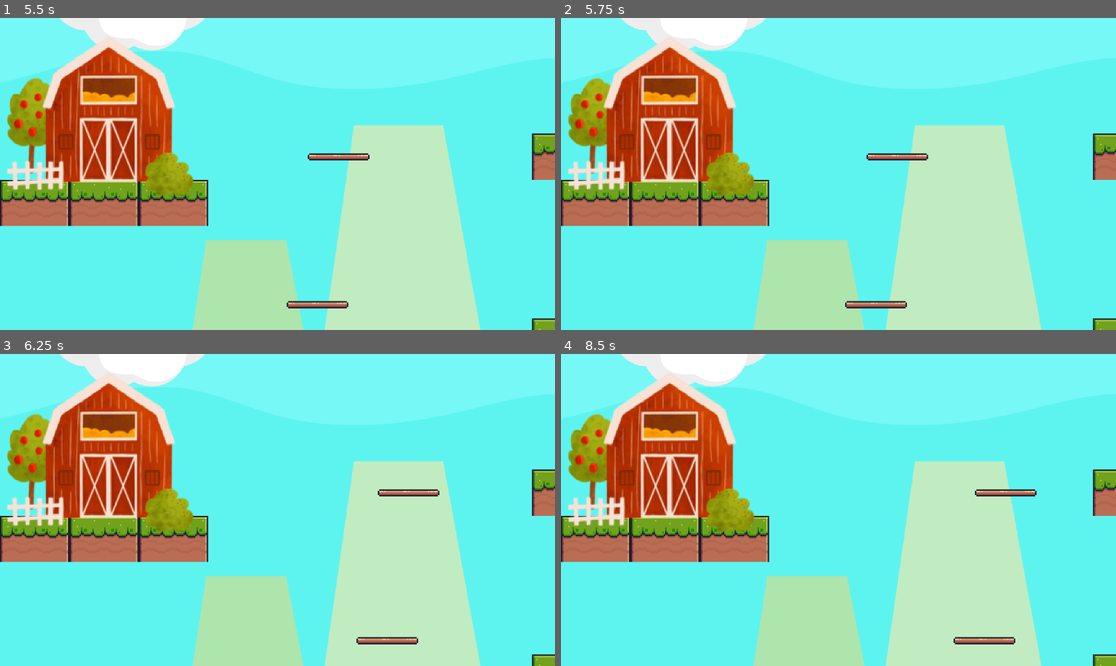
Above: before the commit, frames 1-4 (two rows, left to right).
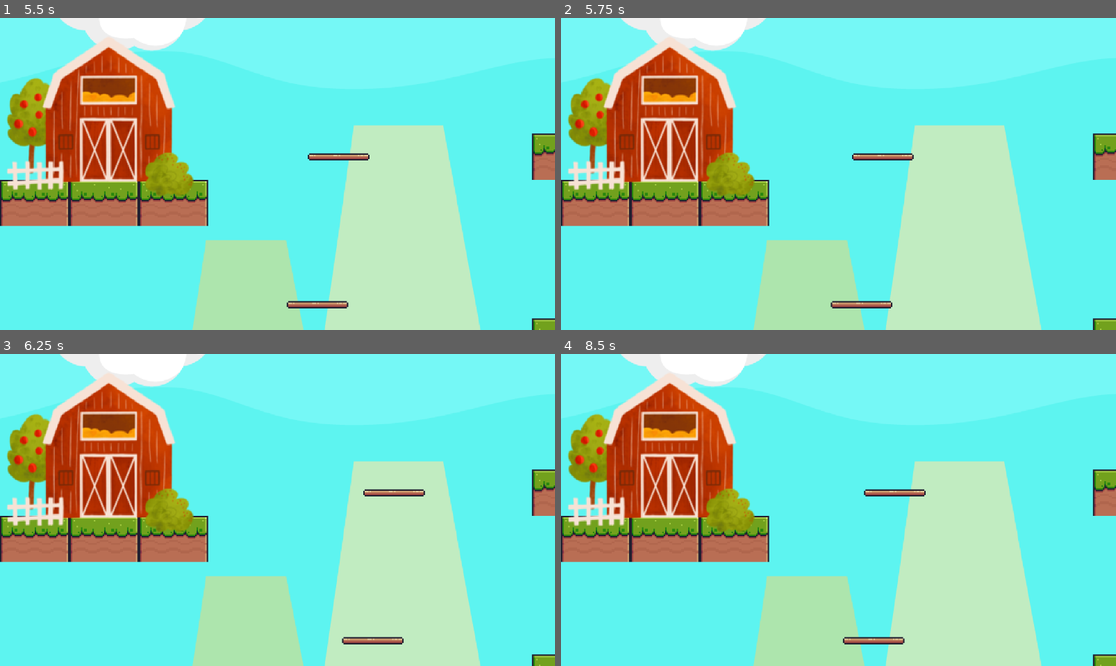
Above: after the commit, the same moments.

Repository: franstreicher/CISC-2DGame
Game: Godot game, scene res://main scene.tscn
The game is run twice, just before and just after one commit, with the same random seed, the same clock (stepped at 60 frames per second) and the same inputs. This scene is started directly instead of the project's main scene.
Inputs:
- Up to frame 1 (5.5 s): hold D (blue right) 0.53-2.03 s; tap W (blue jump) at 0.77, 1.52, 3.02, 3.77, 4.52 s; hold A (blue left) 2.03-4.28 s; hold D (blue right) from 4.28 s (still down)
- Up to frame 2 (5.75 s): keep holding D (blue right)
- Up to frame 3 (6.25 s): keep holding D (blue right); tap W (blue jump) at 6.02 s
- Up to frame 4 (8.5 s): tap W (blue jump) at 6.77, 7.52 s; release D (blue right) at 8.03 s; hold A (blue left) from 8.03 s (still down)

Frame 1 is identical in both runs. In frame 2, 0.3% of the frame differs, in the area x 48-67%, y 43-94%; in frame 3, 0.3%; in frame 4, 1.1%, in the area x 50-86%, y 43-94%.

Commit message:
final touches

Diff:
--- a/blue chicken.gd
+++ b/blue chicken.gd
@@ -29,7 +29,7 @@
 	if direction:
 		velocity.x = direction * SPEED
 	else:
-		velocity.x = move_toward(velocity.x, 0, 25)
+		velocity.x = move_toward(velocity.x, 0, 35)
 
 	move_and_slide()
 
--- a/blue chicken.tscn
+++ b/blue chicken.tscn
@@ -72,8 +72,9 @@
 "speed": 8.0
 }]
 
-[sub_resource type="RectangleShape2D" id="RectangleShape2D_0n3lo"]
-size = Vector2(89.875, 86.5625)
+[sub_resource type="CapsuleShape2D" id="CapsuleShape2D_alpay"]
+radius = 39.0
+height = 80.0
 
 [node name="CharacterBody2D2" type="CharacterBody2D"]
 position = Vector2(489, 1551)
@@ -81,7 +82,7 @@
 
 [node name="Sprite2D" type="AnimatedSprite2D" parent="."]
 texture_filter = 1
-position = Vector2(35, 35.5)
+position = Vector2(42, 39)
 scale = Vector2(3.1875, 3.03125)
 sprite_frames = SubResource("SpriteFrames_fqp1d")
 animation = &"idle"
@@ -90,5 +91,5 @@
 flip_h = true
 
 [node name="CollisionShape2D" type="CollisionShape2D" parent="."]
-position = Vector2(38.0625, 33.7188)
-shape = SubResource("RectangleShape2D_0n3lo")
+position = Vector2(40, 40)
+shape = SubResource("CapsuleShape2D_alpay")
--- a/pink chicken.gd
+++ b/pink chicken.gd
@@ -28,7 +28,7 @@
 	if direction:
 		velocity.x = direction * SPEED
 	else:
-		velocity.x = move_toward(velocity.x, 0, 25)
+		velocity.x = move_toward(velocity.x, 0, 35)
 
 	move_and_slide()
 
--- a/pink chicken.tscn
+++ b/pink chicken.tscn
@@ -72,15 +72,16 @@
 "speed": 8.0
 }]
 
-[sub_resource type="RectangleShape2D" id="RectangleShape2D_gpnwq"]
-size = Vector2(76.5, 76.0625)
+[sub_resource type="CapsuleShape2D" id="CapsuleShape2D_tru8l"]
+radius = 32.25
+height = 68.5
 
 [node name="CharacterBody2D" type="CharacterBody2D"]
 script = ExtResource("1_6hopi")
 
 [node name="Sprite2D" type="AnimatedSprite2D" parent="."]
 texture_filter = 1
-position = Vector2(154.369, 1580.07)
+position = Vector2(153, 1576)
 scale = Vector2(2.85193, 2.80799)
 sprite_frames = SubResource("SpriteFrames_25ppt")
 animation = &"idle"
@@ -89,5 +90,5 @@
 flip_h = true
 
 [node name="CollisionShape2D" type="CollisionShape2D" parent="."]
-position = Vector2(153.75, 1580.03)
-shape = SubResource("RectangleShape2D_gpnwq")
+position = Vector2(152, 1579)
+shape = SubResource("CapsuleShape2D_tru8l")
Not shown, added: PlayButton_2 copy.png.import
Not shown, added: coop crusade copy.png.import
